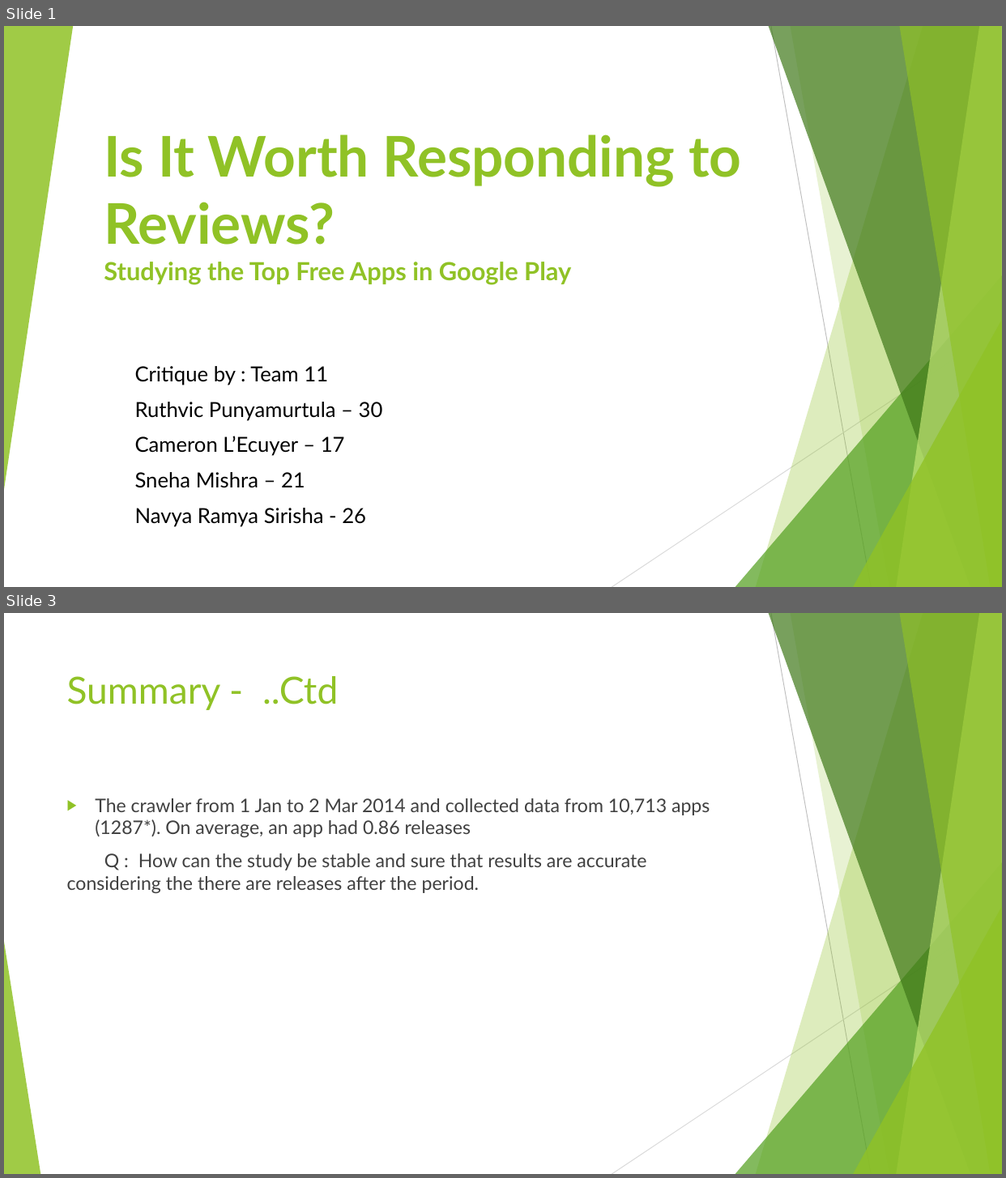
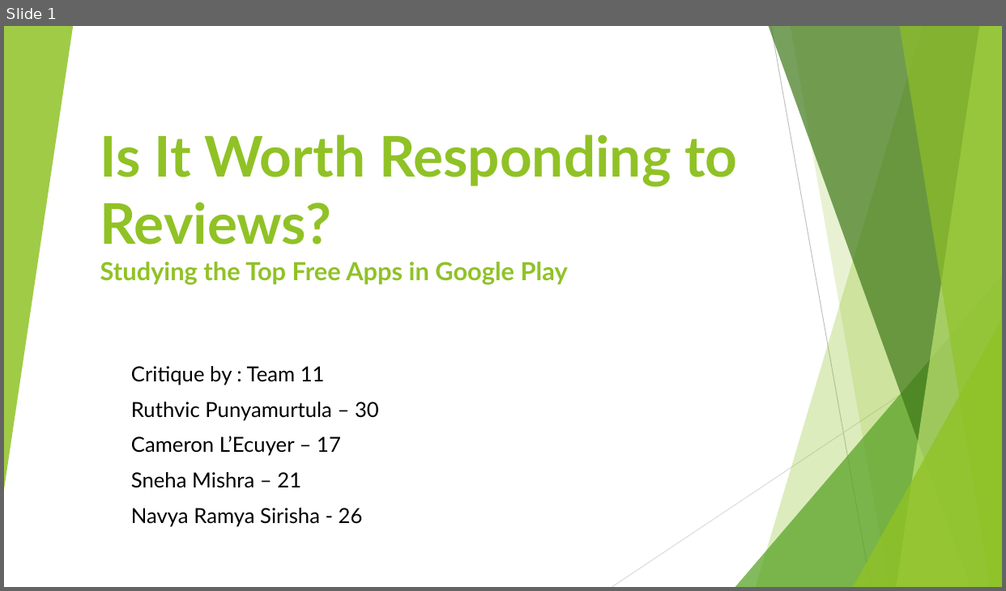
Before and after one commit to Ruthvicp/CS5551_Team_11_Project, a slide deck: Documentation/Critique/Critique.pptx. Shown one above the other, each under a label of ours: slides 1 and 3 before the commit, slide 1 after it; the slides between them are not shown. The pictures are 1006x1178 and 1006x591 pixels, drawn with LibreOffice and Linux fonts; fonts in the diff are those of the drawing. Boxes give left, top, right and bottom in pixels: in the first picture for what was removed or moved away, otherwise in the second. Text is boxed around its words. In the diff, an @@ line names an element or a change of style, - is before the commit and + after.

Commit message:
critique ppt question

```diff
--- a/Documentation/Critique/Critique.pptx
+++ b/Documentation/Critique/Critique.pptx
@@ slide 3 removed at (x1=4, y1=613, x2=1002, y2=1174), background #FFFFFF; not listed: 9 template elements that a slide beside it also shows @@
@@ title removed at (x1=67, y1=676, x2=338, y2=710) @@
-Summary - ..Ctd
@@ text removed at (x1=67, y1=798, x2=710, y2=893) @@
-▶ The crawler from 1 Jan to 2 Mar 2014 and collected data from 10,713 apps (1287*). On average, an app had 0.86 releases
-Q : How can the study be stable and sure that results are accurate considering the there are releases after the period.
@@ triangle removed at (x1=4, y1=942, x2=40, y2=1174) @@
@@ slide 1 changed as well @@
@@ title "Is It Worth Responding to ..." moved from (x1=104, y1=135, x2=741, y2=285) to (x1=100, y1=135, x2=737, y2=285) @@
@@ subtitle "Critique by : Team 11" moved from (x1=135, y1=366, x2=383, y2=527) to (x1=131, y1=366, x2=379, y2=527) @@
```
Also in this commit, not shown: 5 slides added, 1 other slide removed.
